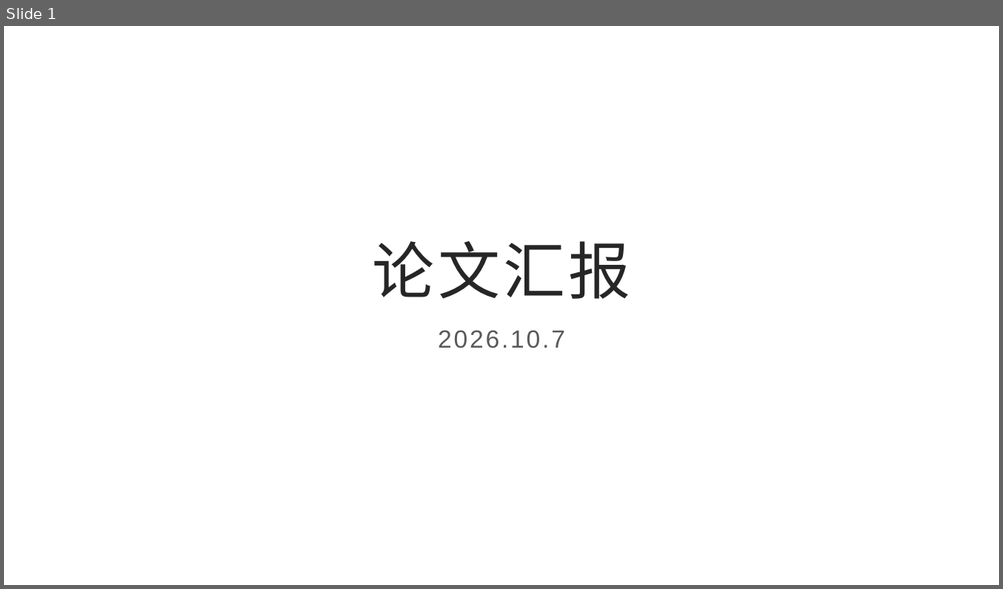
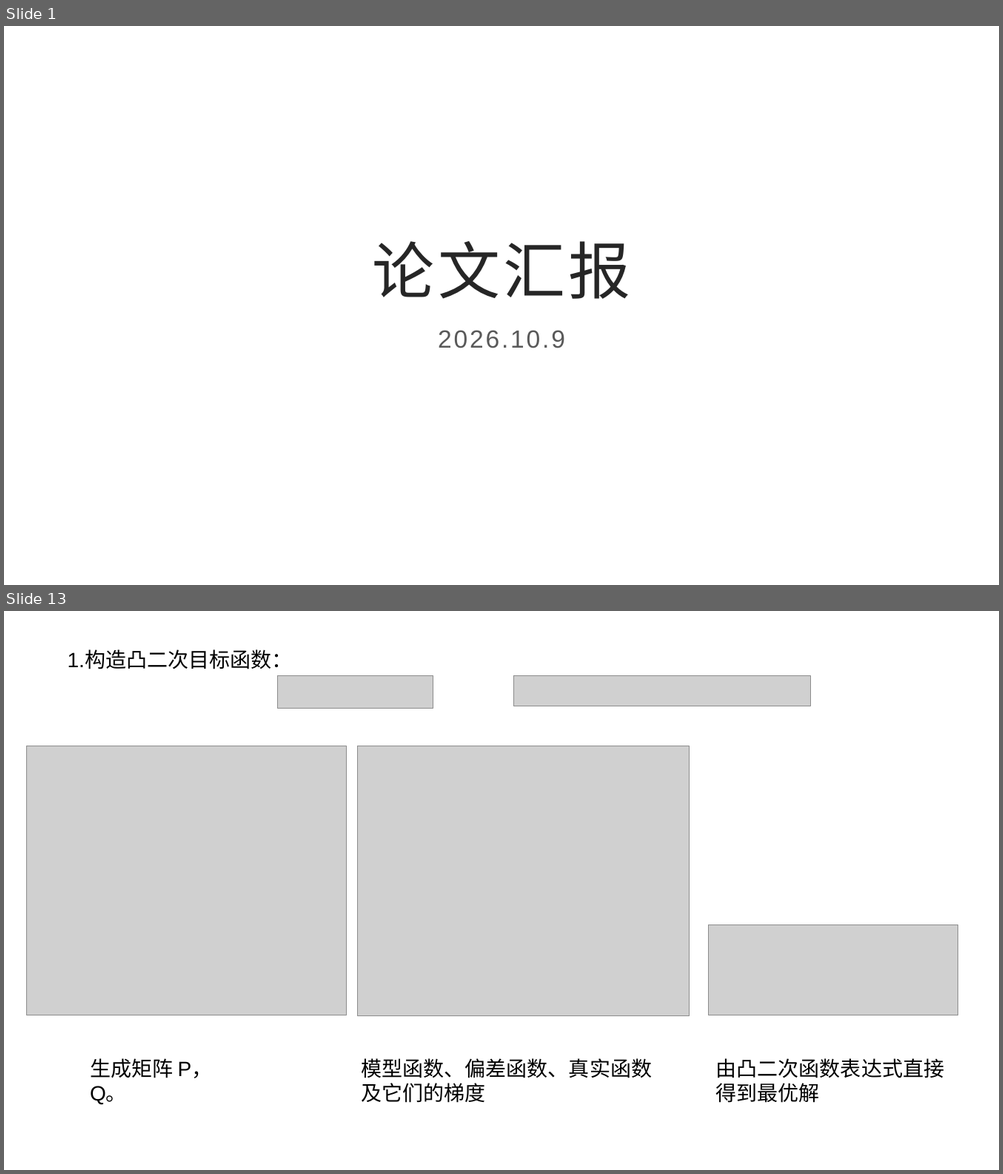
Before and after one commit to poembelief4/note, a slide deck: 李岩松/论文汇报.pptx. Shown one above the other, each under a label of ours: slide 1 before the commit, slides 1 and 13 after it; the slides between them are not shown. The pictures are 1003x589 and 1003x1174 pixels, drawn with LibreOffice and Linux fonts; fonts in the diff are those of the drawing; grey boxes stand for pictures. Boxes give left, top, right and bottom in pixels: in the first picture for what was removed or moved away, otherwise in the second. Text is boxed around its words. In the diff, an @@ line names an element or a change of style, - is before the commit and + after.

```diff
--- a/李岩松/论文汇报.pptx
+++ b/李岩松/论文汇报.pptx
@@ slide 13 added at <box>4,611,999,1170</box>, background #FFFFFF @@
@@ text added at <box>68,651,293,669</box>, 20 pt, text #000000 @@
+1.构造凸二次目标函数：
@@ picture added at <box>278,676,433,709</box> @@
@@ picture added at <box>514,676,811,706</box> @@
@@ picture added at <box>26,746,347,1015</box> @@
@@ picture added at <box>358,746,689,1016</box> @@
@@ picture added at <box>708,925,958,1016</box> @@
@@ text added at <box>90,1059,213,1105</box>, 20 pt, text #000000 @@
+生成矩阵 P，Q。
@@ text added at <box>361,1059,652,1103</box>, 20 pt, text #000000 @@
+模型函数、偏差函数、真实函数及它们的梯度
@@ text added at <box>716,1059,944,1103</box>, 20 pt, text #000000 @@
+由凸二次函数表达式直接得到最优解
@@ slide 1 changed as well @@
@@ subtitle at <box>438,330,565,349</box>: text changed @@
-2026.10.7
+2026.10.9
```
Also in this commit, not shown: 1 other slide changed, 15 other slides added, 49 other files.
